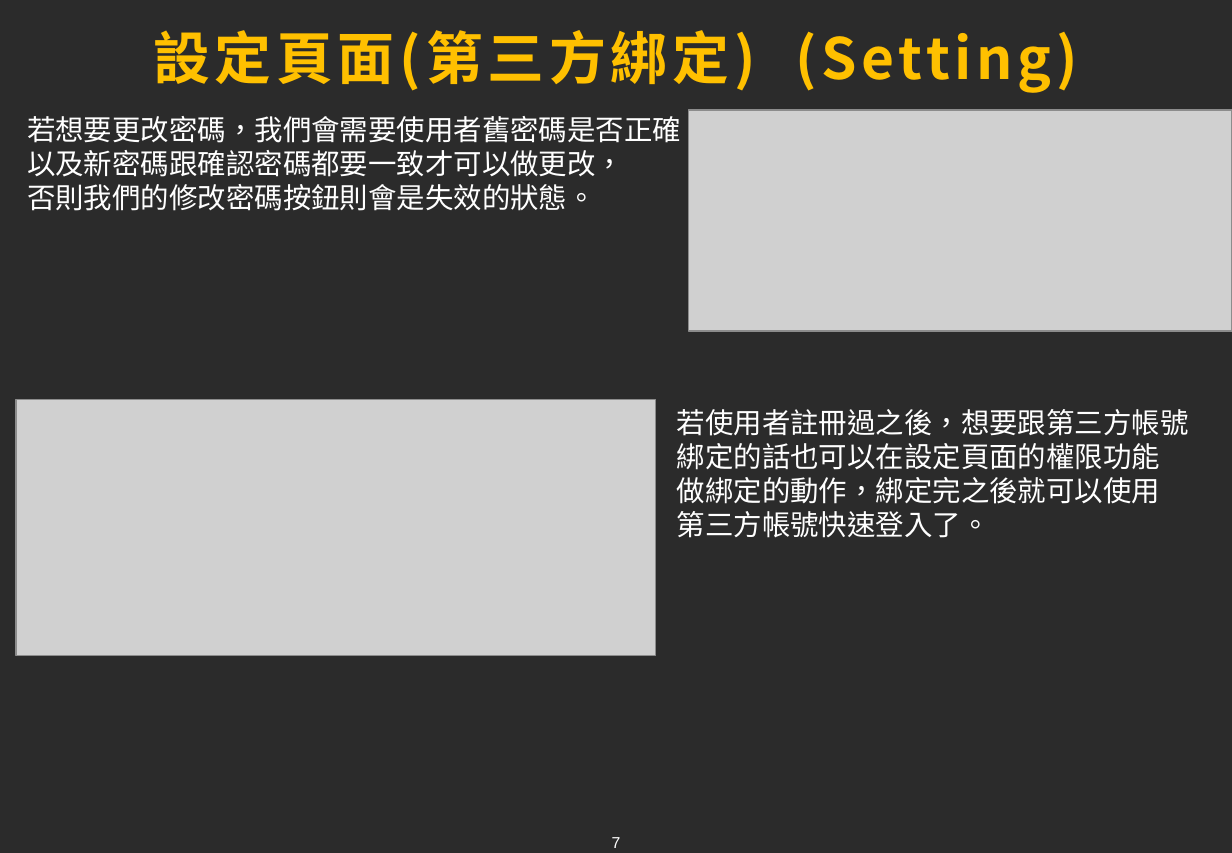
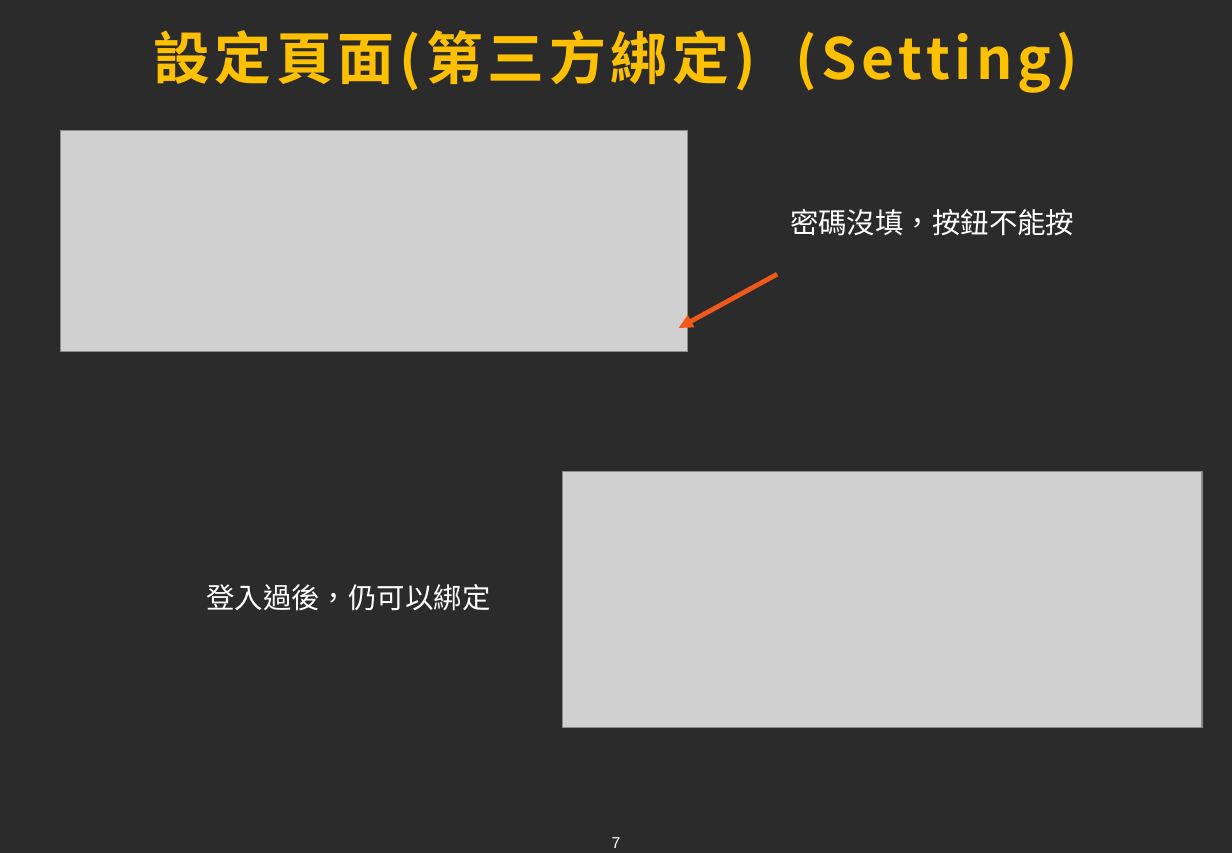
Before and after one commit to tim93009/FinalProject_GameForum, a slide deck: slide 7 of docs/ppt/xiong.pptx. Drawn at 1232x853 pixels with LibreOffice and Linux fonts; fonts in the diff are those of the drawing; grey boxes stand for pictures; background and template pictures are left out; a plain dark background stands for a picture behind light text. Boxes give left, top, right and bottom in pixels: in the first picture for what was removed or moved away, otherwise in the second. Text is boxed around its words. In the diff, an @@ line names an element or a change of style, - is before the commit and + after.

Commit message:
ppt 修改

```diff
--- a/docs/ppt/xiong.pptx
+++ b/docs/ppt/xiong.pptx
@@ text removed at bbox=[27, 116, 681, 211] @@
-若想要更改密碼，我們會需要使用者舊密碼是否正確
-以及新密碼跟確認密碼都要一致才可以做更改，
-否則我們的修改密碼按鈕則會是失效的狀態。
@@ picture: place and size @@
-picture at bbox=[688, 110, 1232, 331]
+picture at bbox=[60, 131, 687, 352]
@@ text added at bbox=[790, 209, 1074, 236], 18 pt, text #FFFFFF @@
+密碼沒填，按鈕不能按
@@ arrow added from (777, 274) to (679, 328), #F0591B 3 pt @@
@@ text removed at bbox=[677, 409, 1189, 538] @@
-若使用者註冊過之後，想要跟第三方帳號綁定的話也可以在設定頁面的權限功能
-做綁定的動作，綁定完之後就可以使用
-第三方帳號快速登入了。
@@ picture: place and size @@
-picture at bbox=[16, 399, 655, 655]
+picture at bbox=[562, 471, 1201, 727]
@@ text added at bbox=[206, 584, 490, 611], 18 pt, text #FFFFFF @@
+登入過後，仍可以綁定
```
Also in this commit, not shown: 4 other slides changed, 4 slides added, 2 other files.
